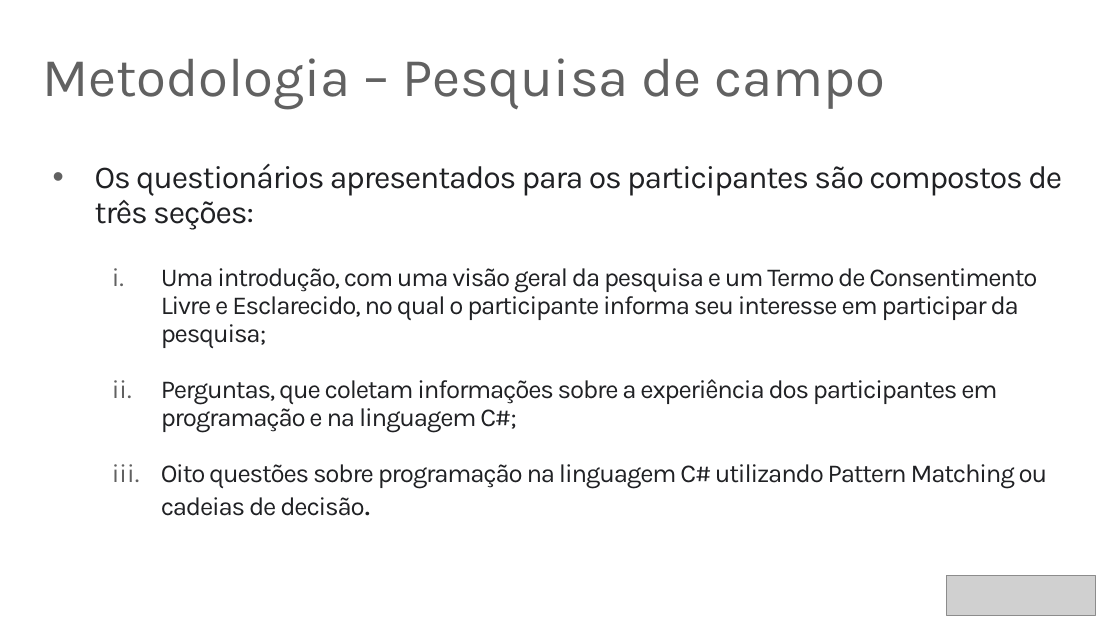
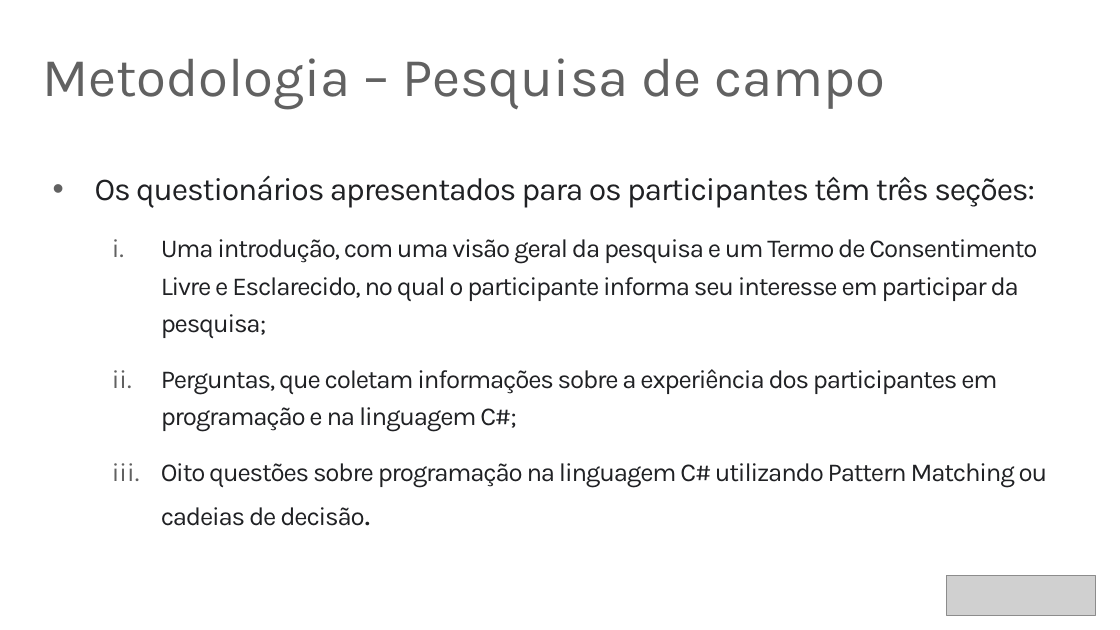
Before and after one commit to rafaelcruz-net/pattern-matching, a slide deck: slide 27 of Apresentacao_Defesa.pptx (slide 26 before the commit). Drawn at 1120x630 pixels with LibreOffice and Linux fonts; fonts in the diff are those of the drawing; grey boxes stand for pictures. Boxes give left, top, right and bottom in pixels: in the first picture for what was removed or moved away, otherwise in the second. Text is boxed around its words. In the diff, an @@ line names an element or a change of style, - is before the commit and + after.

```diff
--- a/Apresentacao_Defesa.pptx
+++ b/Apresentacao_Defesa.pptx
@@ text at [95,175,1035,208]: text changed @@
-• Os questionários apresentados para os participantes são compostos de três seções:
+• Os questionários apresentados para os participantes têm três seções:
@@ text at [161,239,1048,526]: line spacing 0.9 to 1.2; more space between paragraphs @@
```
Also in this commit, not shown: 22 other slides changed, 1 slide added, 2 other files.
